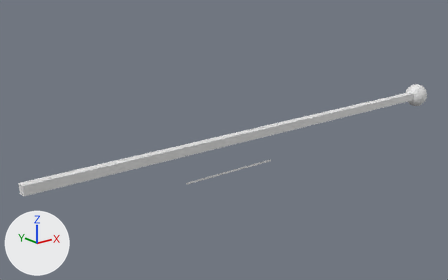
A saved change to the FBX model Assets/Prefabs/Progress Bar.fbx.
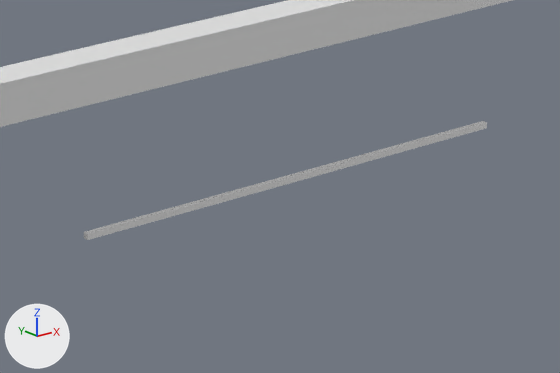
Each version appears first whole from a 50 mm lens placed at (-3.23, -3.5, 1.41), pointed at (-0.24, 0.23, -0.08), and next in a close-up on the part from 38% to 64% of the width and 48% to 76% of the height. Arrows for +X, +Y and +Z are at lower left; the lights stay in place. Where no turn or scale is listed for an object, it has been applied to the vertices.
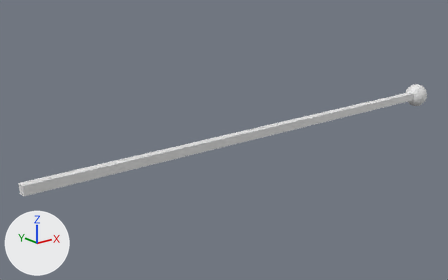
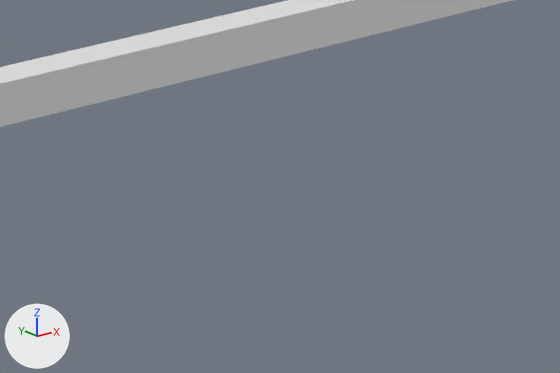
Edits to the scene script, one JSON object a line:
```json
{"op": "set", "path": "ob_cube.location", "old": "(-0.369, -0.009, -0.255)", "new": "(0.0, 0.0, 0.0)"}
{"op": "set", "path": "ob_cube.scale", "old": "(0.209, 0.209, 0.209)", "new": "(1.0, 1.0, 1.0)"}
```

What differs and where, as boxes [x1, y1, x2, y2] in the close-ups (560 x 373 px):
```json
{"object": "Cube", "change": "moved, rescaled", "before": [84, 121, 487, 240], "on screen": "not visible afterwards"}
```
